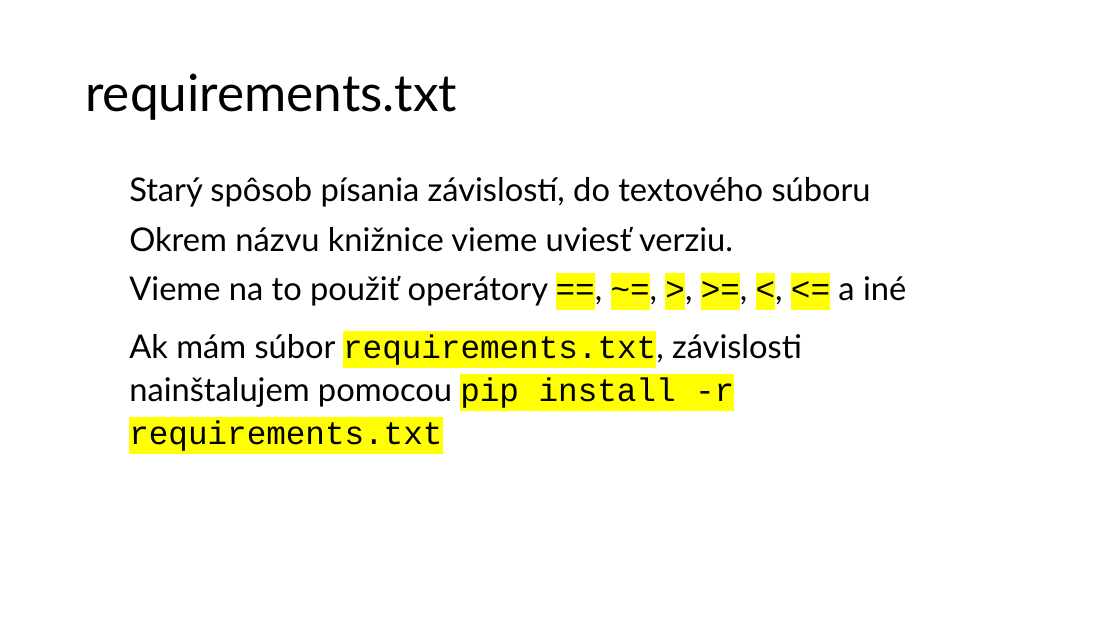
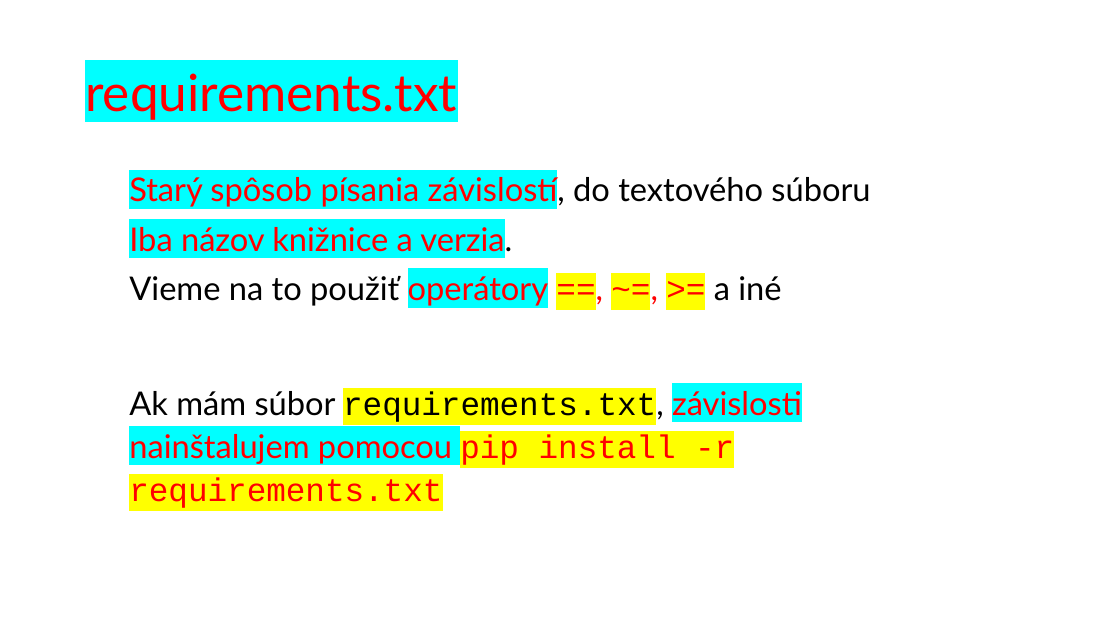
Before and after one commit to wagjo/oop, a slide deck: slide 6 of prezentacie/p05w.pptx. Drawn at 1120x630 pixels with LibreOffice and Linux fonts; fonts in the diff are those of the drawing. Boxes give left, top, right and bottom in pixels: in the first picture for what was removed or moved away, otherwise in the second. Text is boxed around its words. In the diff, an @@ line names an element or a change of style, - is before the commit and + after.

```diff
--- a/prezentacie/p05w.pptx
+++ b/prezentacie/p05w.pptx
@@ title "requirements.txt" at [85, 73, 457, 120]: text colour #000000 to #FF0000, highlight none to #00FFFF @@
@@ text at [129, 173, 870, 508]: text colour #000000 to #FF0000 in "Starý spôsob písania závislostí,", "závislosti nainštalujem pomocou pip install -r requirements. ..."; highlight none to #00FFFF in "Starý spôsob písania závislostí,", "závislosti nainštalujem pomocou" @@
@@ text at [129, 222, 781, 306]: text changed; text colour #000000 to #FF0000 @@
-Okrem názvu knižnice vieme uviesť verziu.
-Vieme na to použiť operátory ==, ~=, >, >=, <, <= a iné
+Iba názov knižnice a verzia.
+Vieme na to použiť operátory ==, ~=, >= a iné
```
Also in this commit, not shown: 5 other slides changed, 10 other files.
